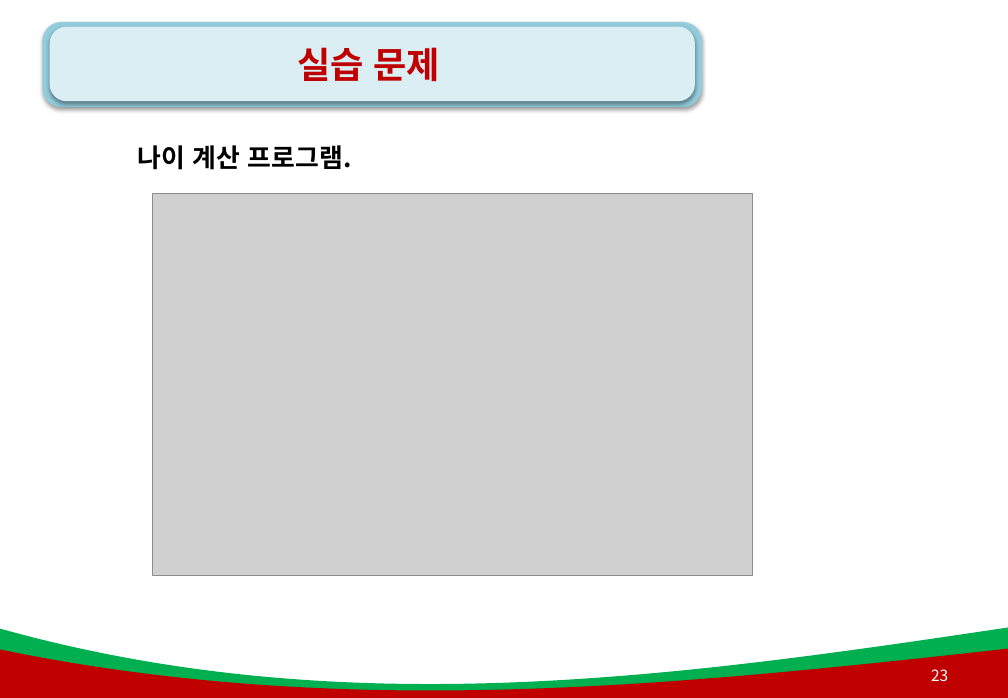
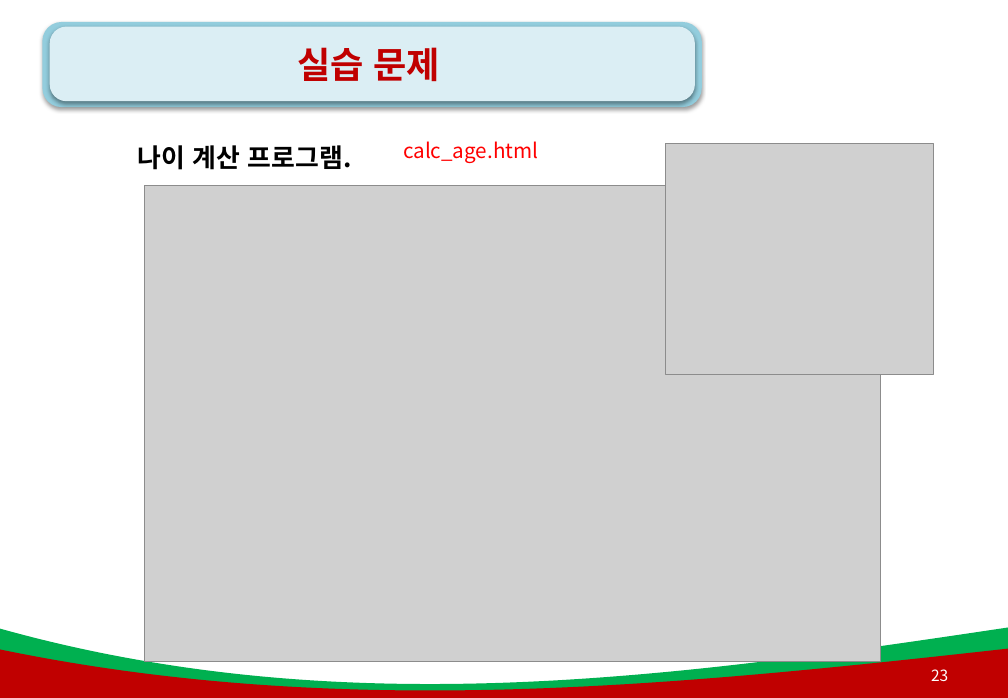
Before and after one commit to AhNyx/js_works, a slide deck: slide 23 of green_project_web/js_ppt/4강. js_함수(메서드).pptx. Drawn at 1008x698 pixels with LibreOffice and Linux fonts; fonts in the diff are those of the drawing; grey boxes stand for pictures; background and template pictures are left out. Boxes give left, top, right and bottom in pixels: in the first picture for what was removed or moved away, otherwise in the second. Text is boxed around its words. In the diff, an @@ line names an element or a change of style, - is before the commit and + after.

```diff
--- a/green_project_web/js_ppt/4강. js_함수(메서드).pptx
+++ b/green_project_web/js_ppt/4강. js_함수(메서드).pptx
@@ text added at box(403, 141, 538, 163), 16 pt, text #FF0000 @@
+calc_age.html
@@ picture added at box(665, 144, 934, 375) @@
@@ picture: place and size @@
-picture at box(153, 194, 753, 576)
+picture at box(145, 186, 880, 662)
```
Also in this commit, not shown: 2 other slides changed, 4 slides added, 21 other files.
